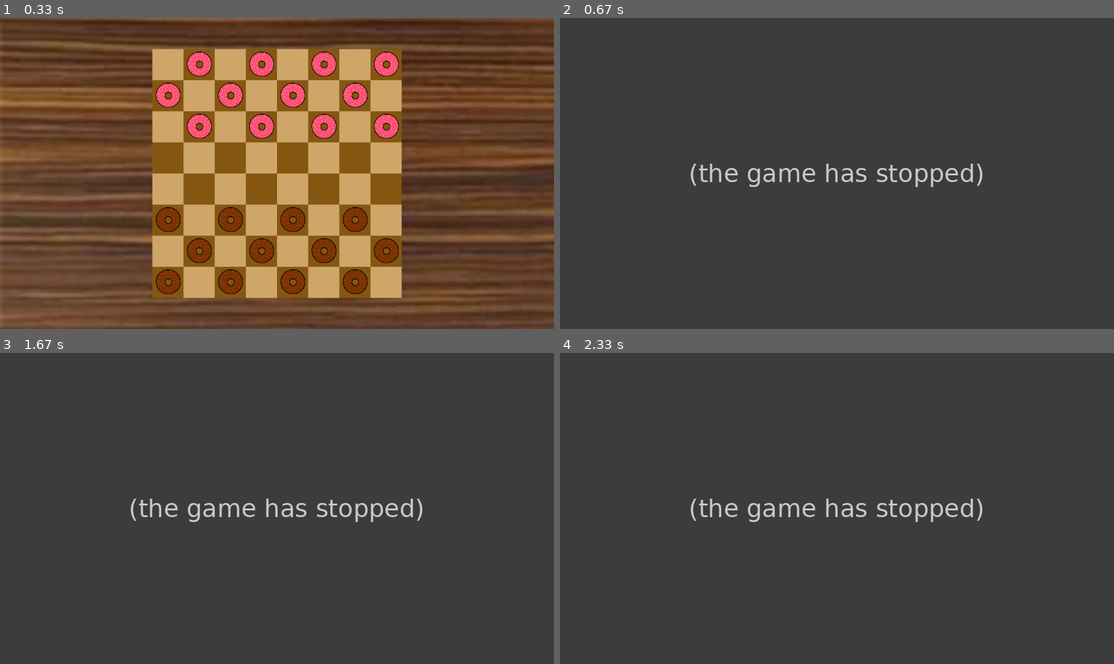
Above: before the commit, frames 1-4 (two rows, left to right).
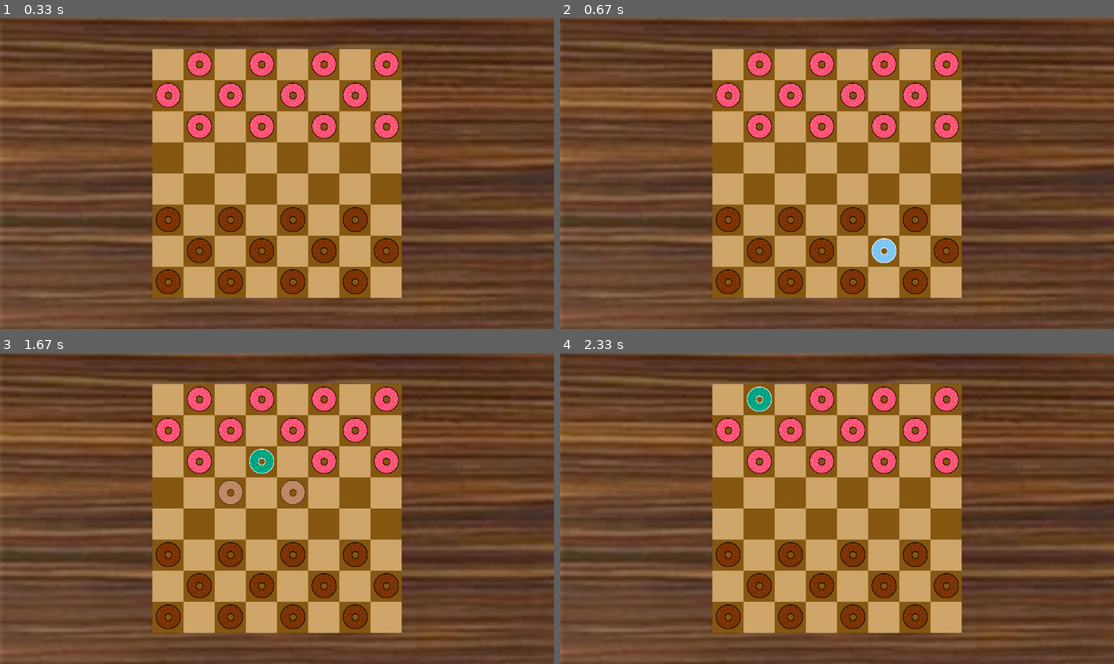
Above: after the commit, the same moments.

Repository: SeriousGuy888/pygame-checkers
Game: pygame game, started from __main__.py
Two runs of this game, one before a commit and one after it. Both use one fixed random seed, a clock stepped at 60 frames per second and the inputs below.
Inputs (mouse positions are in pixels of both pictures, inside the frame that each line leads up to):
- Up to frame 1 (0.33 s): no input
- Up to frame 2 (0.67 s): press the mouse at (704, 176) at 0.37 s; move the mouse to (798, 207) at 0.47 s; release the mouse at (892, 241) at 0.6 s
- Up to frame 3 (1.67 s): press the mouse at (144, 511) at 1.2 s; move the mouse to (199, 548) at 1.3 s; release the mouse at (249, 589) at 1.43 s; click (260, 455) at 1.55 s
- Up to frame 4 (2.33 s): click (748, 405) at 1.88 s; press the mouse at (748, 405) at 2.2 s; move the mouse to (848, 430) at 2.3 s

Frame 1 is identical in both runs. In frame 2, 99% of the frame differs, in the area x 0-100%, y 0-100%; in frame 3, 99%; in frame 4, 99%.
Error before the commit: TypeError: GhostPiece.__init__() missing 1 required positional argument: 'ghosted_piece' (pi...; the game stopped at 0.48 s (later frames are placeholders)

Commit message:
Update piece.py

Diff:
--- a/checkers_classes/piece.py
+++ b/checkers_classes/piece.py
@@ -79,7 +79,7 @@
                 if loop_square.x == self.x + 1 and loop_square.y == self.y_move:
                     print("x = " + str(loop_square.x))
                     print("y = " + str(loop_square.y))
-                    main.ghost_pieces.append(main.ghost_piece.GhostPiece(loop_square))
+                    main.ghost_pieces.append(main.ghost_piece.GhostPiece(loop_square, self))
             print("drawing right circle")
             # print(int(y_move * main.square_size) + 2)
 
@@ -104,7 +104,7 @@
                 if loop_square.x == self.x - 1 and loop_square.y == self.y_move:
                     print("x = " + str(loop_square.x))
                     print("y = " + str(loop_square.y))
-                    main.ghost_pieces.append(main.ghost_piece.GhostPiece(loop_square))
+                    main.ghost_pieces.append(main.ghost_piece.GhostPiece(loop_square, self))
             print("lrawing deft circle")
             # main.pygame.draw.circle(
             #     main.screen,
